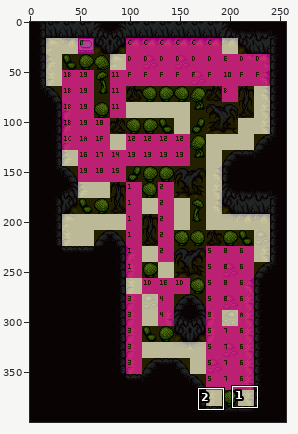
Two states of a sprite sheet, puzzles/Scene_Bograth_Puzzle1.png. The picture above shows the old version from afar; the outline marks the close-up.
Close-up. As it was:
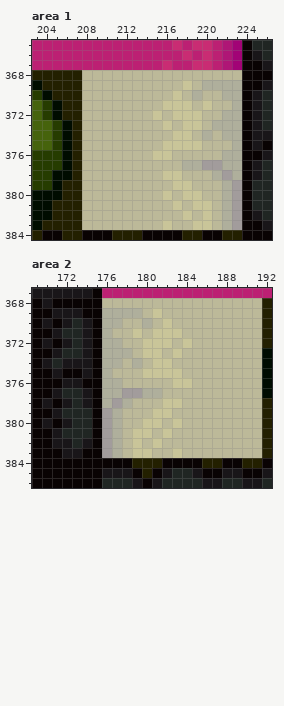
The file is 256x400 pixels. Colours within 5 levels of each other are drawn and written as one. Shown: area 1: x 203..226, y 365..384; area 2: x 169..192, y 367..386. The commit also changed other parts of the picture, which this record leaves out.
And afterwards:
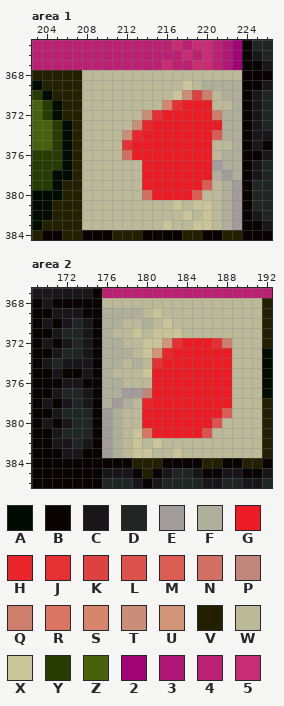
Palette (. is transparent): A #000c00  B #090303  C #191619  D #202623  E #a29c9c  F #afaf9c  G #ed1c24  H #ea262c  J #e73033  K #de4142  L #dd524d  M #da5c53  N #d36f62  P #c1867a  Q #ce7e6d  R #d97562  S #d6866d  T #ca8d78  U #d39578  V #232000  W #bcb999  X #c9c599  Y #263c00  Z #46630c  2 #a20376  3 #af1676  4 #bc2073  5 #c92c73
The exact change:
--- area 1
@@ x 210..223 @@
 369 WWWWWWWWXWFFFF
-370 WWWWWWWXWFWWFF
-371 WWWWWWXXXWXWWF
-372 WWWWWXWXXXWWFF
-373 WWWWWWXWXXWFFF
-374 WWWWWWWXXWFWFF
-375 WWWWWWXXXXWWWF
-376 WWWWWXXWWWWWFF
-377 WWWWWWWWFFEEFF
-378 WWWWWWXXWWWFEF
-379 WWWWWWWXXWWWFE
-380 WWWWWWXWXXWWFE
+370 WWWWWWWXTKQWFF
+371 WWWWWWSJGGGWWF
+372 WWWWTJGGGGGQFF
+373 WWWTHGGGGGGGFF
+374 WWTHGGGGGGGMFF
+375 WWJGGGGGGGGWWF
+376 WWNGGGGGGGGWFF
+377 WWWWGGGGGGGEFF
+378 WWWWGGGGGGGFEF
+379 WWWWGGGGGGMWFE
+380 WWWWNGGGGMWWFE
 381 WWWWWWWXWXXWFE
--- area 2
@@ x 178..190 @@
 371 WXWXXXWWWWWWW
-372 WWXXXWXWWWWWW
-373 FWXXWXWWWWWWW
-374 WFWXXWWWWWWWW
-375 WWXXXXWWWWWWW
-376 WWWWWXXWWWWWW
-377 EEFFWWWWWWWWW
-378 FWWWXXWWWWWWW
-379 WWWXXWWWWWWWW
-380 WWXXWXWWWWWWW
-381 WXXWXWWWWWWWW
+372 WWXXUJGGGJQWW
+373 FWXUHGGGGGGWW
+374 WFWJGGGGGGGWW
+375 WWXGGGGGGGGWW
+376 WWWGGGGGGGGWW
+377 EEPGGGGGGGGWW
+378 FWHGGGGGGGGWW
+379 WWGGGGGGGGMWW
+380 WWGGGGGGGLWWW
+381 WXRGGGGGLWWWW
 382 WXWXWWWWWWWWW
Pixel boxes of the changes (left, top, right, bottom) in both close-ups:
changed: (122, 90, 222, 200)
changed: (142, 338, 232, 438)
